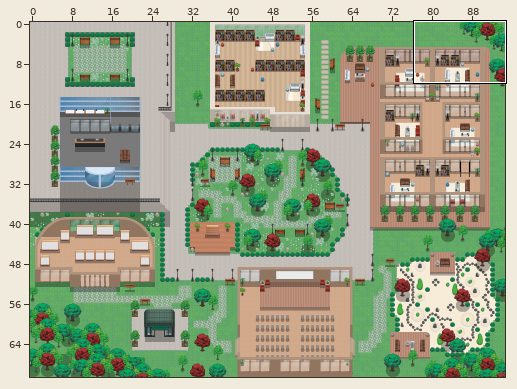
An edit to a level. Tiled map (JSON), v2-wa-st-gobain.tmj. Above: a wide view before the commit, with the close-up outlined.
Close-up. Old version:
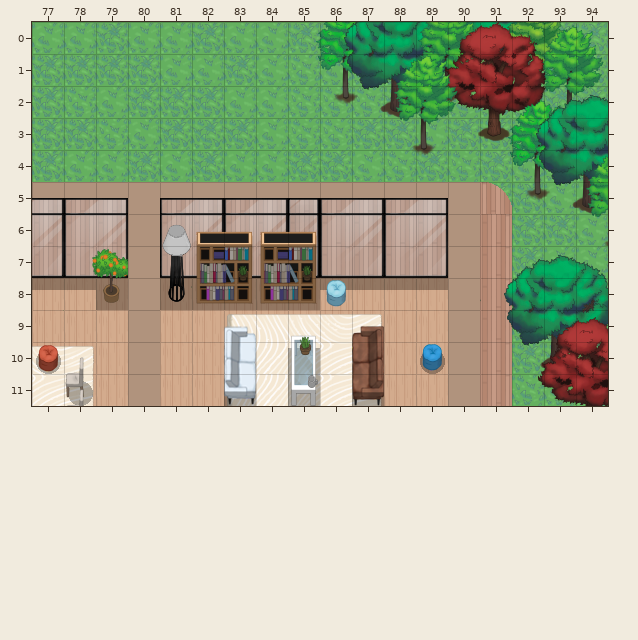
Cells are 32x32 px. Shown: x 77..94, y 0..11. The commit also changed other parts of the map, which this record leaves out.
After the commit:
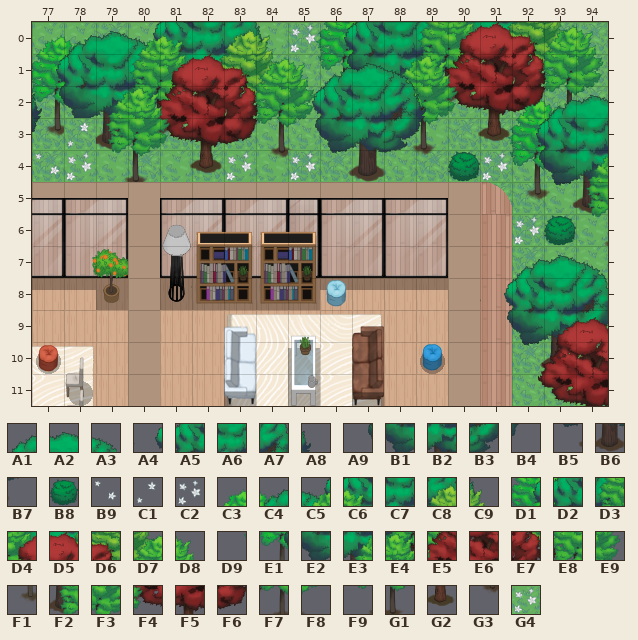
Key: from "TEST_AssetVillage": A1 1220, A2 1221, A3 1222, A4 1283, A5 1284, A6 1285, A7 1286, A8 1287, A9 1347, B1 1348, B2 1349, B3 1350, B4 1351, B5 1412, B6 1413, B7 1414, B8 1540, B9 1541, C1 1541 turned 270, C2 1542, C3 2369, C4 2370, C5 2372, C6 2373, C7 2374, C8 2375, C9 2376, D1 2433, D2 2434, D3 2436, D4 2437, D5 2438, D6 2439, D7 2440, D8 2441, D9 2496, E1 2497, E2 2498, E3 2499, E4 2500, E5 2501, E6 2502, E7 2503, E8 2504, E9 2505, F1 2561, F2 2563, F3 2564, F4 2565, F5 2566, F6 2567, F7 2568, F8 2569, F9 2627, G1 2628, G2 2630, G3 2632; from "WA_Special_Zones": G4 2.
__ is an empty cell, .. an unchanged one.
See-through tiles are keyed as they look on the map.
Diff:
--- layer "collisions"
@@ x 77..91 @@
- 4 __ __ __ __ .. __ __ __ __ __ __ .. .. .. __
+ 4 G4 G4 G4 G4 .. G4 G4 G4 G4 G4 G4 .. .. .. G4
@@ x 93..93 @@
- 6 __
+ 6 G4
--- layer "furniture/furniture2"
@@ x 77..91 @@
- 0 __ __ __ __ __ __ __ __ __ .. .. .. .. .. ..
- 1 __ __ __ __ __ __ __ __ D9 .. .. .. .. .. ..
- 2 __ __ __ __ __ __ __ __ __ .. .. .. .. .. ..
- 3 __ __ __ __ __ __ __ __ __ .. .. .. .. .. ..
- 4 __ __ __ __ .. __ __ __ __ .. .. .. .. __ __
+ 0 C3 C4 A2 C5 C6 C7 C8 C9 C2 .. .. .. .. .. ..
+ 1 D1 D2 A6 D3 D4 D5 D6 D7 D8 .. .. .. .. .. ..
+ 2 E1 E2 E3 E4 E5 E6 E7 E8 E9 .. .. .. .. .. ..
+ 3 F1 C1 F2 F3 F4 F5 F6 F7 F8 .. .. .. .. .. ..
+ 4 B9 C2 F9 G1 .. G2 C2 G3 C2 .. .. .. .. B8 C2
@@ x 92..93 @@
- 6 __ __
+ 6 C2 B8
--- layer "furniture/furniture3"
@@ x 77..88 @@
- 3 __ .. .. .. .. .. .. .. .. .. .. ..
- 4 .. .. .. .. .. .. .. .. .. __ __ __
+ 3 B4 .. .. .. .. .. .. .. .. .. .. ..
+ 4 .. .. .. .. .. .. .. .. .. B5 B6 B7
--- layer "above/above 1"
@@ x 77..77 @@
- 2 __
- 3 __
+ 2 A8
+ 3 B4
--- layer "above/above2"
@@ x 85..89 @@
- 1 .. __ __ __ ..
- 2 __ __ __ __ __
- 3 __ __ __ __ __
+ 1 .. A1 A2 A3 ..
+ 2 A4 A5 A6 A7 A8
+ 3 A9 B1 B2 B3 B4
